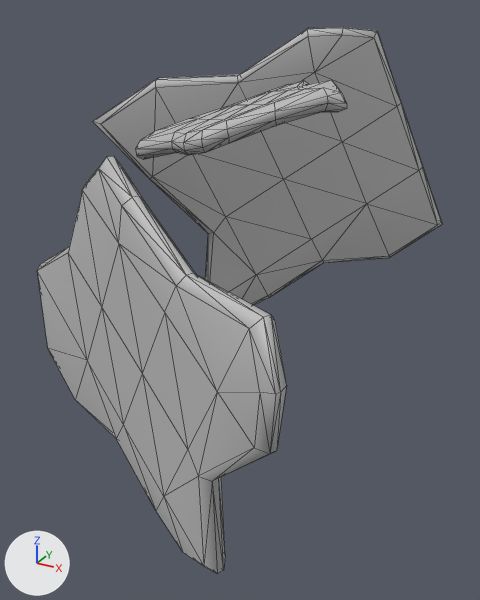
Before and after pictures for a commit that changed the FBX model SpacePiratesProject/Assets/FBX/SM_WallBreak.fbx.
Rendered twice from a 50 mm camera at (0.2, -3.35, 1.79) aimed at (-0.9, -1.34, 0.78). Arrows for +X, +Y and +Z are at lower left; the lights stay in place. Mesh edges are drawn as thin lines. Where no turn or scale is listed for an object, it has been applied to the vertices.

Script lines for the objects in view, before the commit:
```python
mat_lambert1 = principled_material('lambert1')
mat_lambert1.base_color = (0.5, 0.5, 0.5)  # grey #bcbcbc
me_mesh = bpy.data.meshes.new('Mesh')
me_mesh.from_pydata(...)  # 246 vertices, 480 faces; spans x -0.63..0.62, y -0.8..1.19, z -0.84..0.59
me_mesh.materials.append(mat_lambert1)  # grey #bcbcbc
ob_sm_wallbreak = bpy.data.objects.new('SM_WallBreak', me_mesh)
ob_sm_wallbreak.location = (-0.928, -1.449, 1.127)
```
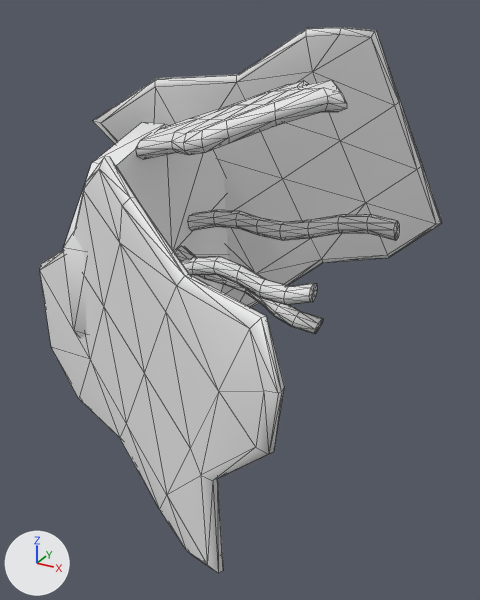
Location of each change, (x1, y1, x2, y2) in pixels of the pictures (480 x 600 px; the box of a moved part takes in the faces that stretch with it):
'SM_WallBreak', recoloured, reshaped, moved (grey to white)
    before: (37, 27, 442, 574)
    after: (40, 27, 442, 573)
part 1 of me_mesh, moved or reshaped
    before: (135, 80, 347, 160)
    after: (136, 80, 347, 160)
part 2 of me_mesh, moved or reshaped
    before: (93, 27, 442, 306)
    after: (93, 27, 442, 308)
part 3 of me_mesh, moved or reshaped
    before: (37, 156, 287, 574)
    after: (40, 157, 284, 573)
part 4 of me_mesh, added
    after: (188, 210, 399, 241)
part 5 of me_mesh, added
    after: (176, 246, 323, 334)
part 6 of me_mesh, added
    after: (181, 256, 317, 305)
part 7 of me_mesh, added
    after: (63, 122, 228, 337)

The change, as a diff of the scene's bpy script:
```diff
--- a/SpacePiratesProject/Assets/FBX/SM_WallBreak.fbx.py
+++ b/SpacePiratesProject/Assets/FBX/SM_WallBreak.fbx.py
@@ mat_lambert1 @@
 mat_lambert1 = principled_material('lambert1')
-mat_lambert1.base_color = (0.5, 0.5, 0.5)  # grey #bcbcbc
+mat_lambert1.base_color = (0.818, 0.818, 0.818)  # white #e9e9e9
@@ me_mesh @@
 # used by ob_sm_wallbreak; location = (-0.928, -1.449, 1.127)
-me_mesh.from_pydata(...)  # 246 vertices, 480 faces; spans x -0.63..0.62, y -0.8..1.19, z -0.84..0.59
+me_mesh.from_pydata(...)  # 486 vertices, 918 faces; spans x -0.62..0.62, y -0.99..0.99, z -0.71..0.71
+# me_mesh part 1: the loose piece of 82 vertices spanning x -0.27..0.44, y -0.28..0.29, z 0.19..0.46 is moved by (0.0, -0.19, 0.12)
+# me_mesh part 2: the loose piece of 82 vertices spanning x -0.62..0.52, y 0.1..1.19, z -0.62..0.59 is multiplied about its middle by the matrix ((0.82, 0.193, 0.0), (0.193, 0.794, 0.0), (0.0, 0.0, 1.0)), then moved by (0.0, -0.19, 0.12)
+# me_mesh part 3: the loose piece of 82 vertices spanning x -0.63..0.62, y -0.8..-0.2, z -0.84..0.27 is multiplied about its middle by the matrix ((0.954, -0.103, 0.0), (-0.103, 0.768, 0.0), (0.0, 0.0, 1.0)), then moved by (0.0, -0.19, 0.12)
+# me_mesh part 4: a new loose piece of 73 vertices spanning x -0.23..0.58, y -0.06..0.05, z -0.01..0.14, in mat_lambert1 (white #e9e9e9)
+# me_mesh part 5: a new loose piece of 73 vertices spanning x -0.24..0.36, y -0.15..-0.03, z -0.29..-0.05, in mat_lambert1 (white #e9e9e9)
+# me_mesh part 6: a new loose piece of 73 vertices spanning x -0.28..0.41, y -0.33..-0.27, z -0.09..0.03, in mat_lambert1 (white #e9e9e9)
+# me_mesh part 7: a new loose piece of 21 vertices spanning x -0.33..-0.22, y -0.6..0.31, z -0.54..0.41, in mat_lambert1 (white #e9e9e9)
 me_mesh.materials.append(mat_lambert1)
@@ ob_sm_wallbreak @@
 ob_sm_wallbreak = bpy.data.objects.new('SM_WallBreak', me_mesh)
-ob_sm_wallbreak.location = (-0.928, -1.449, 1.127)
+ob_sm_wallbreak.location = (-0.931, -1.255, 1.002)
```
